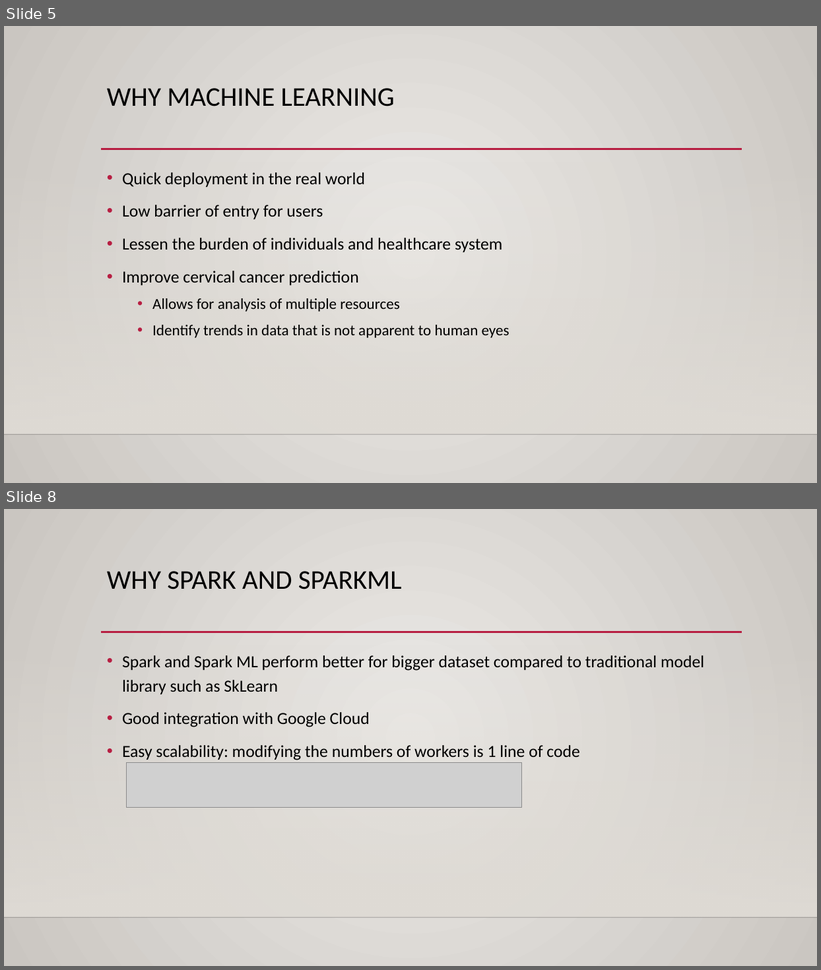
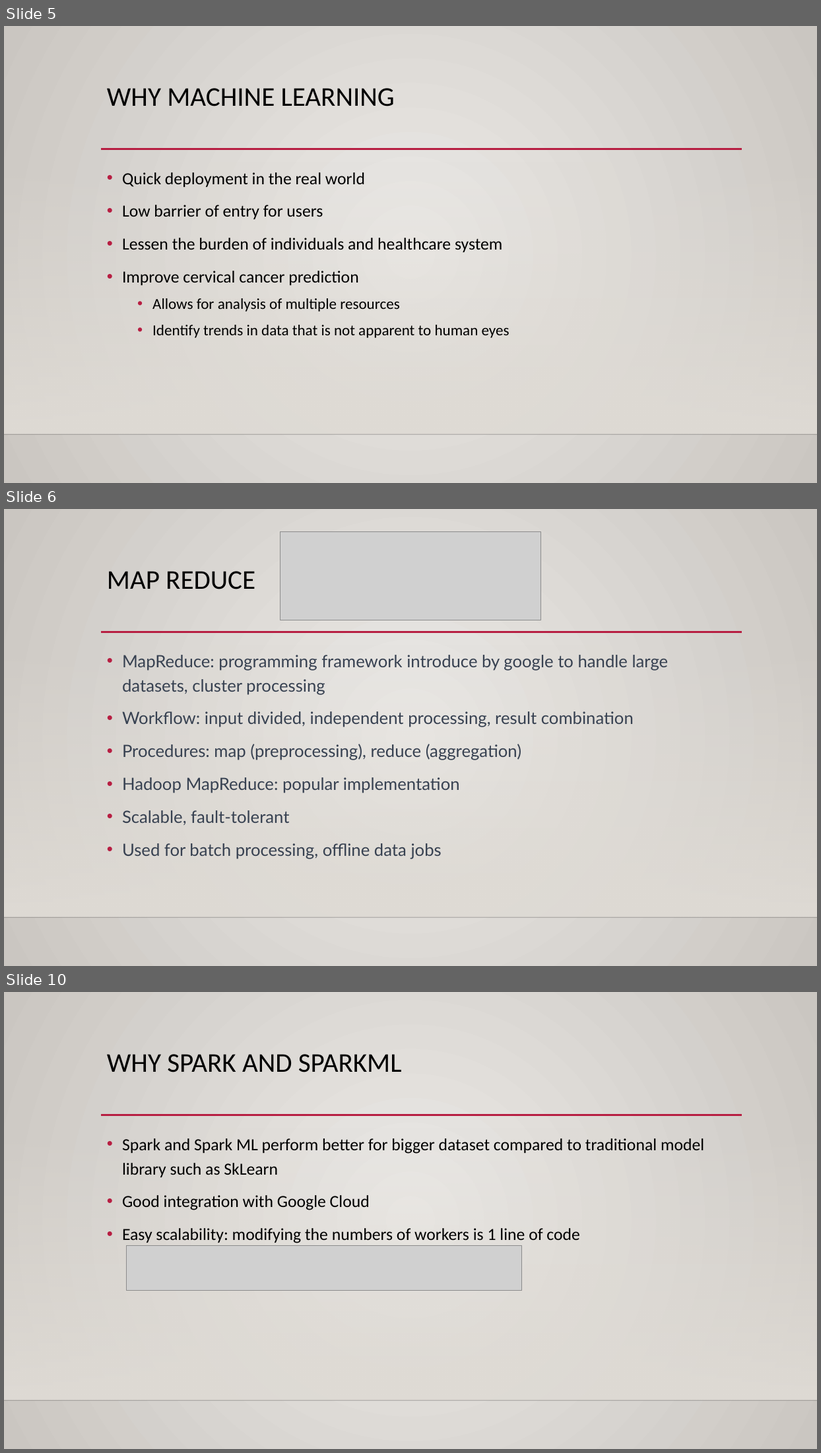
Before and after one commit to nhatthuan97/Qualifying_Repo, a slide deck: Presentation.pptx. Shown one above the other, each under a label of ours: slides 5 and 8 before the commit, slides 5, 6 and 10 after it; the slides between them are not shown. The pictures are 821x970 and 821x1453 pixels, drawn with LibreOffice and Linux fonts; fonts in the diff are those of the drawing; grey boxes stand for pictures; background and template pictures are left out. Boxes give left, top, right and bottom in pixels: in the first picture for what was removed or moved away, otherwise in the second. Text is boxed around its words. In the diff, an @@ line names an element or a change of style, - is before the commit and + after.

```diff
--- a/Presentation.pptx
+++ b/Presentation.pptx
@@ slide 6 added at (4, 509, 817, 966), background gradient #ECEAE7 to #CAC7C1; not listed: 3 template elements that a slide beside it also shows @@
@@ picture added at (281, 531, 540, 621) @@
@@ title added at (107, 571, 255, 590), 32 pt, text #000000 @@
+MAP REDUCE
@@ text added at (122, 655, 669, 859), 20 pt, text #374151 @@
+• MapReduce: programming framework introduce by google to handle large datasets, cluster processing
+• Workflow: input divided, independent processing, result combination
+• Procedures: map (preprocessing), reduce (aggregation)
+• Hadoop MapReduce: popular implementation
+• Scalable, fault-tolerant
+• Used for batch processing, offline data jobs
@@ what was slide 8 is now slide 10 @@
```
Also in this commit, not shown: 1 slide changed, 2 other slides added, 1 slide removed, 7 other files.
